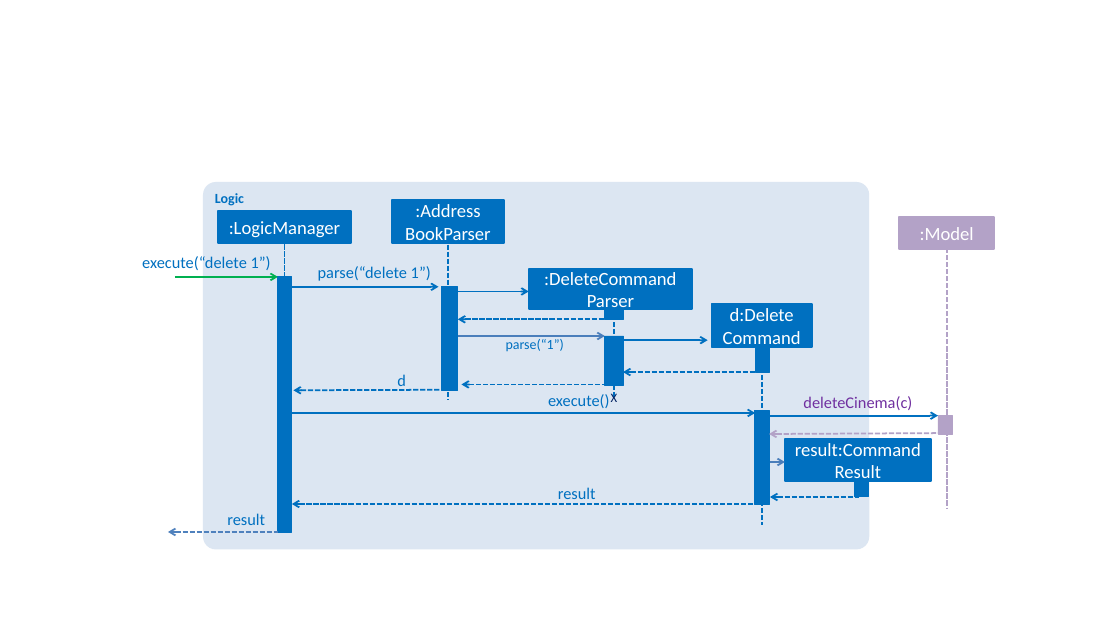
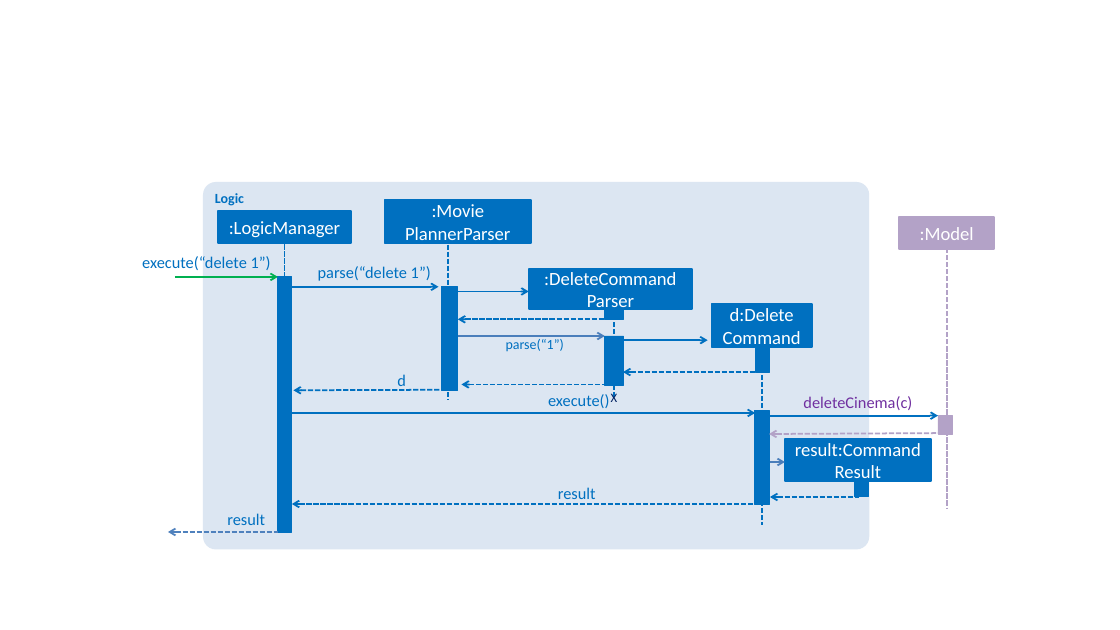
Before and after one commit to tinyjy94/main, a slide deck: slide 1 of docs/diagrams/LogicComponentSequenceDiagram.pptx. Drawn at 1120x630 pixels with LibreOffice and Linux fonts; fonts in the diff are those of the drawing. Boxes give left, top, right and bottom in pixels: in the first picture for what was removed or moved away, otherwise in the second. Text is boxed around its words. In the diff, an @@ line names an element or a change of style, - is before the commit and + after.

```diff
--- a/docs/diagrams/LogicComponentSequenceDiagram.pptx
+++ b/docs/diagrams/LogicComponentSequenceDiagram.pptx
@@ rectangle ":Movie": place and size @@
-rectangle ":Movie" at bbox=[392, 200, 504, 243]
+rectangle ":Movie" at bbox=[385, 200, 532, 243]
@@ text in rectangle at bbox=[405, 204, 510, 246]: text changed @@
-:Address
-BookParser
+:Movie
+PlannerParser
```
Also in this commit, not shown: 14 other files.
